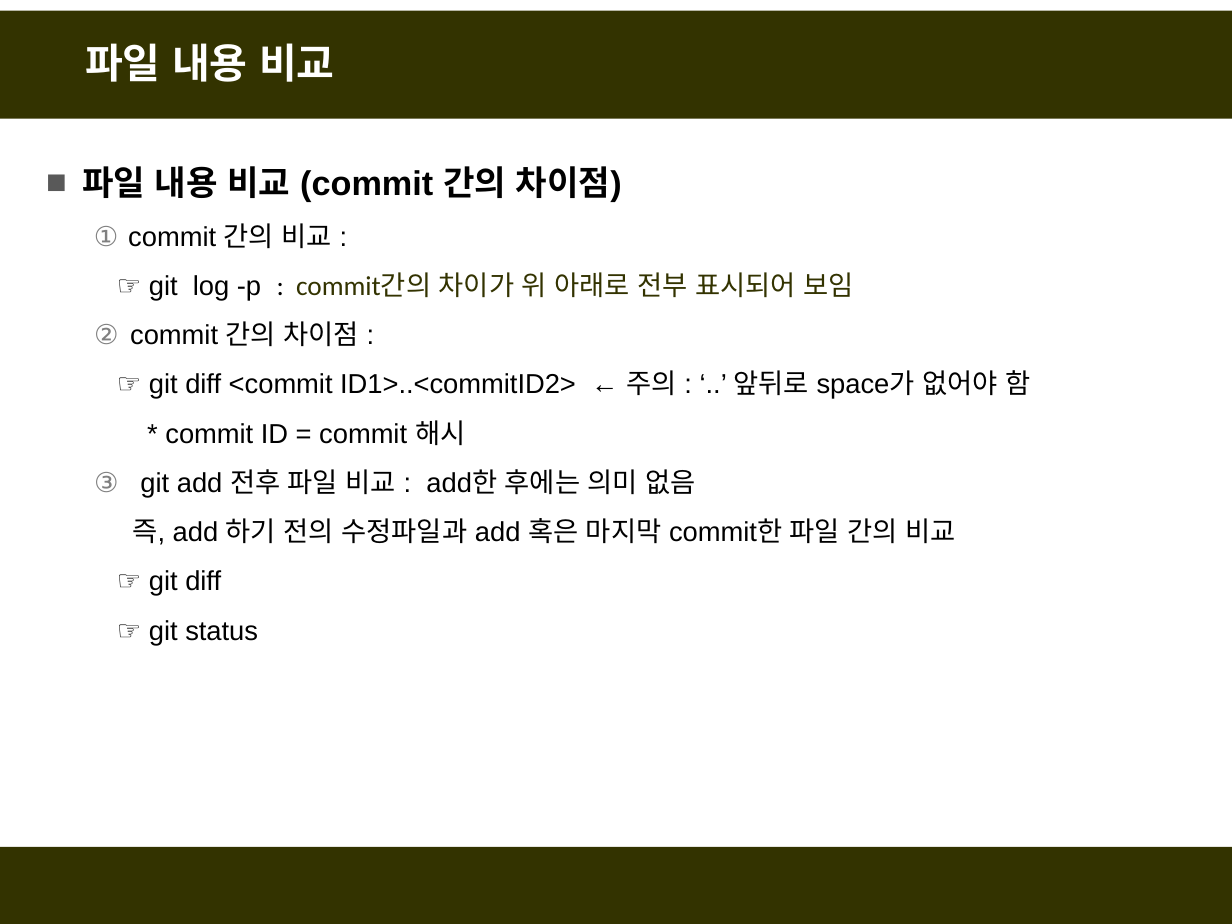
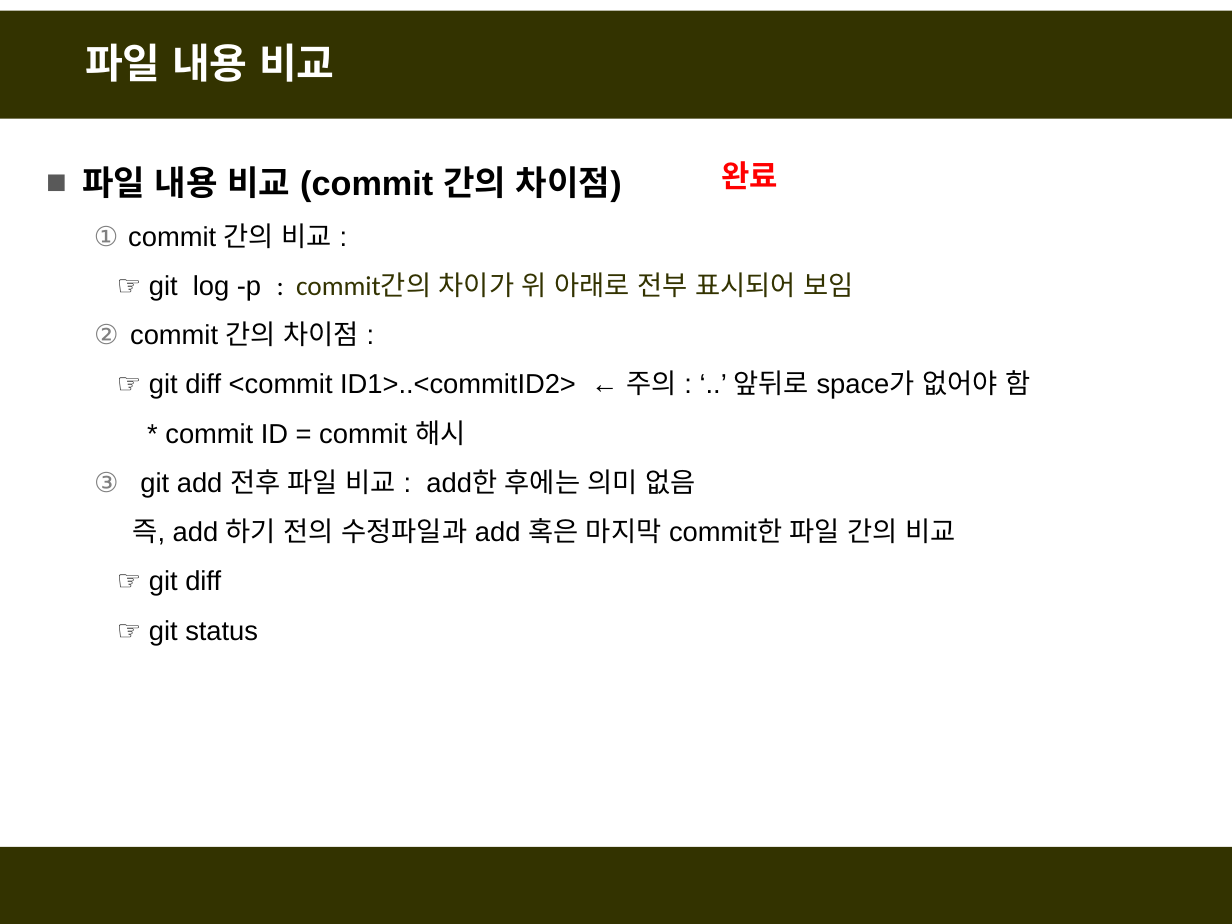
Before and after one commit to fasthill/github-lecture, a slide deck: slide 22 of git및github첫걸음.pptx. Drawn at 1232x924 pixels with LibreOffice and Linux fonts; fonts in the diff are those of the drawing. Boxes give left, top, right and bottom in pixels: in the first picture for what was removed or moved away, otherwise in the second. Text is boxed around its words. In the diff, an @@ line names an element or a change of style, - is before the commit and + after.

```diff
--- a/git및github첫걸음.pptx
+++ b/git및github첫걸음.pptx
@@ text added at bbox=[722, 161, 779, 190], 18 pt, text #FF0000, bold @@
+완료
```
Also in this commit, not shown: 2 other slides changed.
